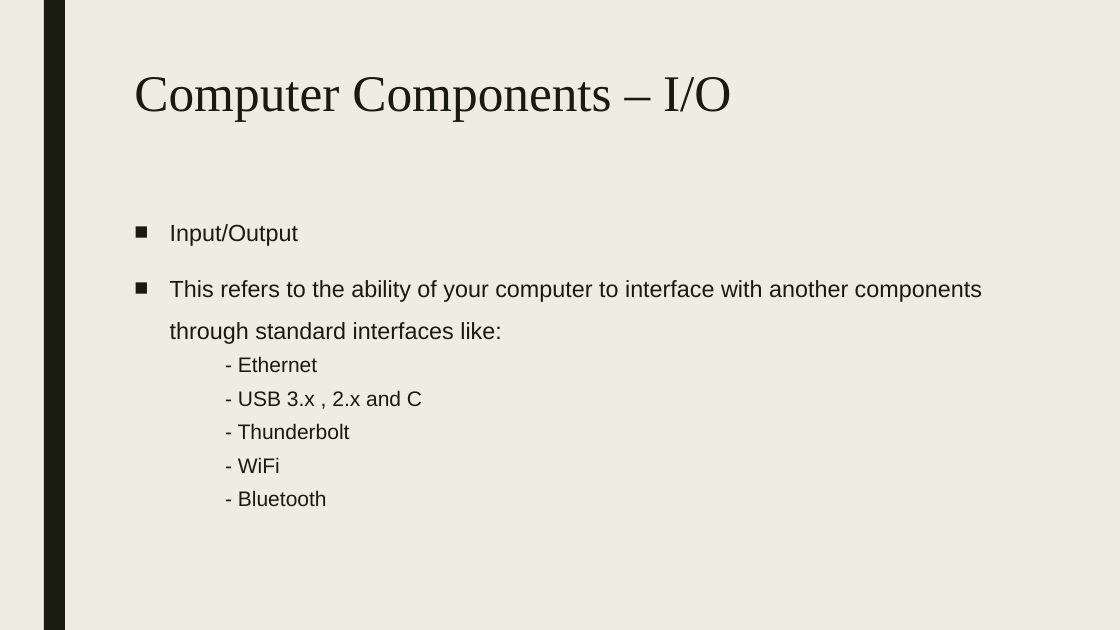
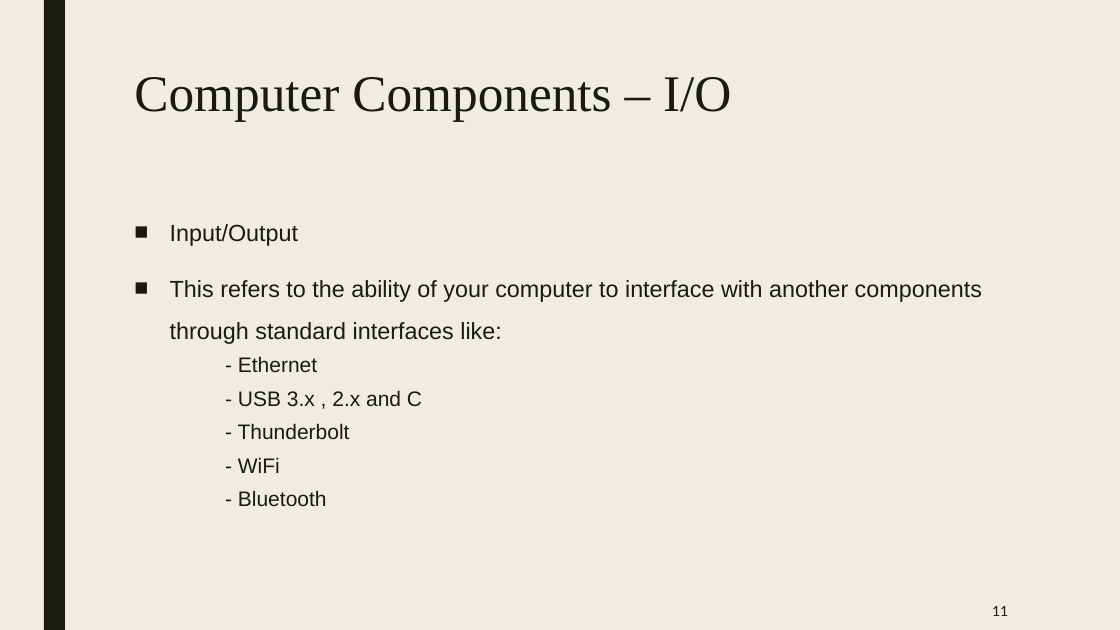
Before and after one commit to simeon9696/programmingworkshop, a slide deck: slide 11 of 2.) Introduction to computers/Introduction to computers.pptx (slide 10 before the commit). Drawn at 1120x630 pixels with LibreOffice and Linux fonts; fonts in the diff are those of the drawing. Boxes give left, top, right and bottom in pixels: in the first picture for what was removed or moved away, otherwise in the second. Text is boxed around its words. In the diff, an @@ line names an element or a change of style, - is before the commit and + after.

Commit message:
added introduction to computers and pointers

```diff
--- a/2.) Introduction to computers/Introduction to computers.pptx
+++ b/2.) Introduction to computers/Introduction to computers.pptx
@@ page number added at <box>992,606,1008,616</box>, 12 pt, text #191B0E @@
+11
```
Also in this commit, not shown: 8 other slides changed, 3 slides added, 3 other files.
